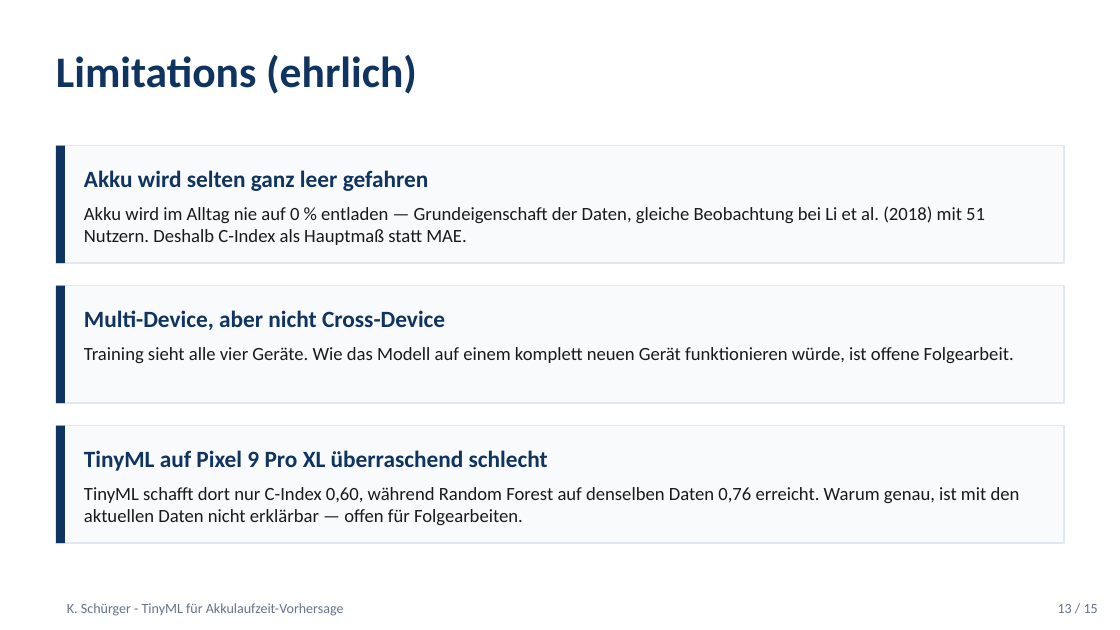
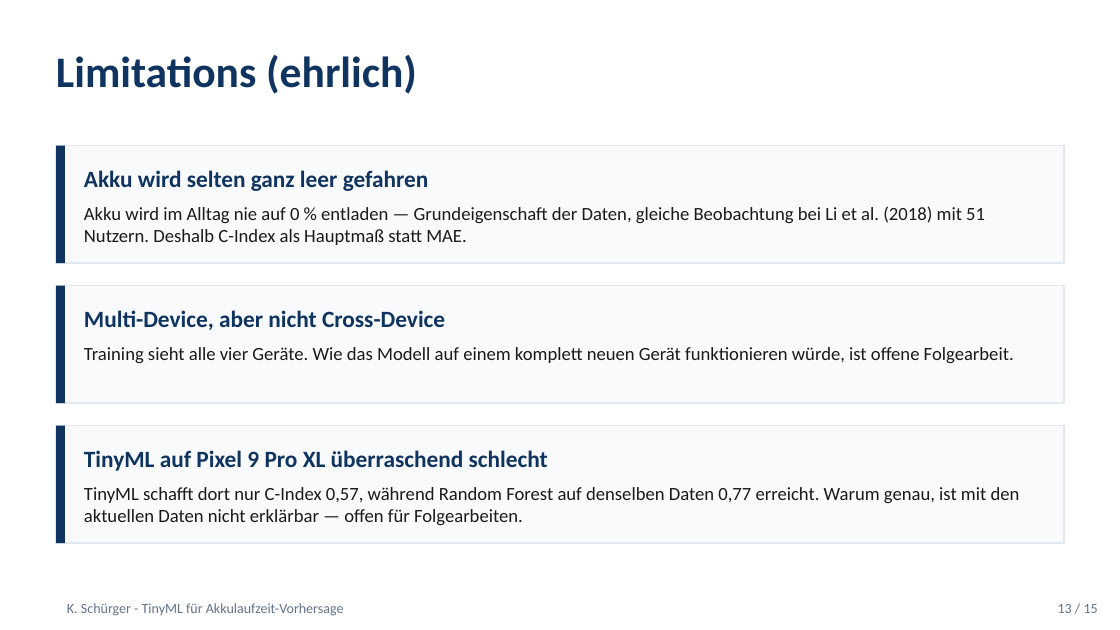
Before and after one commit to Keno-fsdf/HandyUsageRepo, a slide deck: slide 13 of paper/Paper_Verteidigung.pptx. Drawn at 1120x630 pixels with LibreOffice and Linux fonts; fonts in the diff are those of the drawing. Boxes give left, top, right and bottom in pixels: in the first picture for what was removed or moved away, otherwise in the second. Text is boxed around its words. In the diff, an @@ line names an element or a change of style, - is before the commit and + after.

```diff
--- a/paper/Paper_Verteidigung.pptx
+++ b/paper/Paper_Verteidigung.pptx
@@ text at (84,487,1020,525): text changed @@
-TinyML schafft dort nur C-Index 0,60, während Random Forest auf denselben Daten 0,76 erreicht. Warum genau, ist mit den aktuellen Daten nicht erklärbar — offen für Folgearbeiten.
+TinyML schafft dort nur C-Index 0,57, während Random Forest auf denselben Daten 0,77 erreicht. Warum genau, ist mit den aktuellen Daten nicht erklärbar — offen für Folgearbeiten.
```
Also in this commit, not shown: 7 other slides changed, 3 other files.
